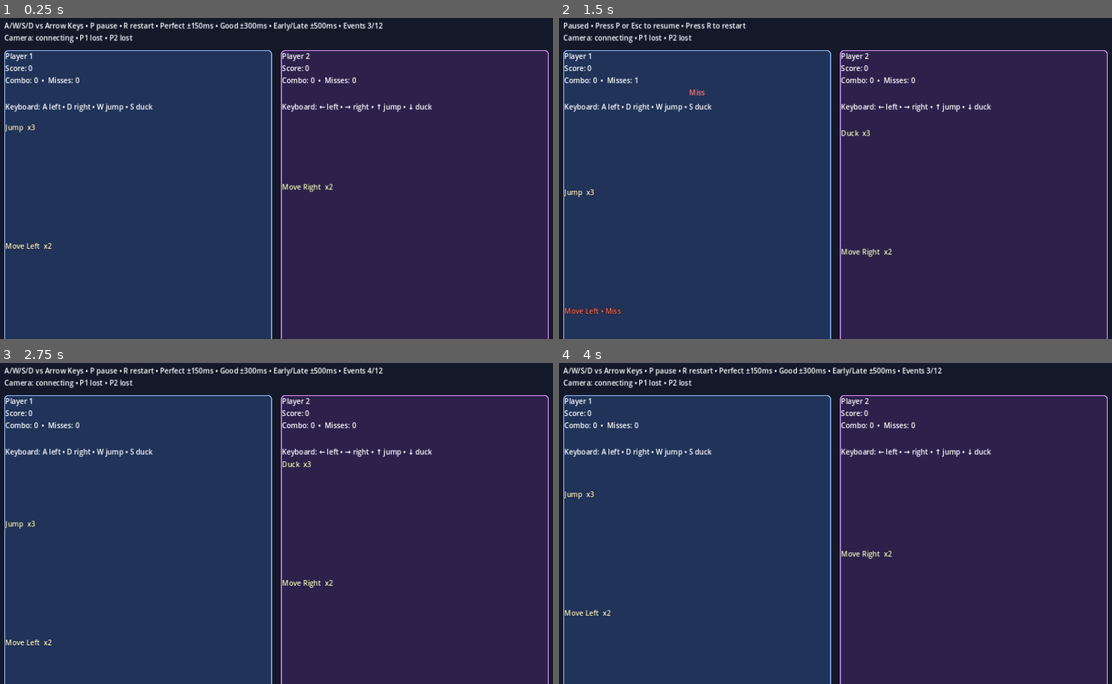
Above: before the commit, frames 1-4 (two rows, left to right).
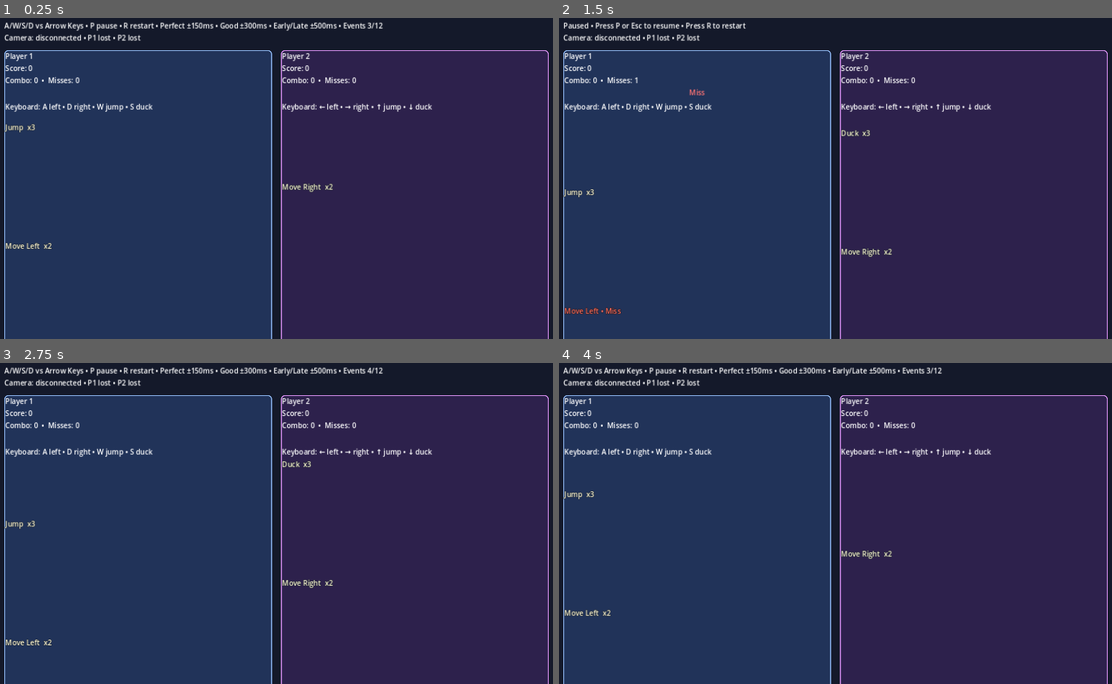
Above: after the commit, the same moments.

Repository: goblinsan/beat-dodge
Game: Godot game, scene res://scenes/main.tscn
Two runs of this game, one before a commit and one after it. Both use one fixed random seed, a clock stepped at 60 frames per second and the inputs below.
Inputs:
- Up to frame 1 (0.25 s): no input
- Up to frame 2 (1.5 s): tap Enter at 0.5 s; hold D 0.53-1.28 s; tap R at 0.6 s; hold S from 1.28 s (still down); tap P at 1.35 s
- Up to frame 3 (2.75 s): tap P at 2 s; release S at 2.03 s; hold D from 2.03 s (still down); tap R at 2.1 s
- Up to frame 4 (4 s): release D at 2.78 s; hold W 2.78-3.53 s; tap P at 2.85, 3.5 s; hold A from 3.53 s (still down); tap R at 3.6 s

The runs differ from the first frame. In frame 1, 0.3% of the frame differs, in the area x 6-26%, y 5-8%; in frame 2, 0.3%; in frame 3, 0.3%; in frame 4, 0.3%.
Error before the commit: Cannot call method 'set_input_as_handled' on a null value. (res://scripts/course_runtime.gd:135)
Error after the commit: Cannot call method 'set_input_as_handled' on a null value. (res://scripts/course_runtime.gd:139)

Commit message:
Complete Godot camera integration

Diff:
--- a/game/godot-project/scripts/course_runtime.gd
+++ b/game/godot-project/scripts/course_runtime.gd
@@ -22,6 +22,8 @@
 @export var camera_websocket_url: String = "ws://127.0.0.1:8765"
 @export var camera_min_confidence: float = 0.55
 @export var camera_reconnect_seconds: float = 2.0
+@export var camera_input_latency_offset_seconds: float = 0.0
+@export var camera_status_stale_seconds: float = 1.5
 
 @onready var audio_player: AudioStreamPlayer = $AudioPlayer
 @onready var lane_1_prompt_layer: Control = %Lane1PromptLayer
@@ -52,7 +54,8 @@
 var _results_shown: bool = false
 var _camera_peer: WebSocketPeer = null
 var _next_camera_reconnect_msec: int = 0
-var _camera_connected: bool = false
+var _camera_connection_state: String = "disconnected"
+var _last_camera_packet_msec: int = 0
 var _camera_player_status: Dictionary = {
     PLAYER_1: {"visible": false, "calibrated": false, "confidence": 0.0},
     PLAYER_2: {"visible": false, "calibrated": false, "confidence": 0.0},
@@ -100,6 +103,7 @@
 
 func _process(_delta: float) -> void:
     _poll_camera()
+    _expire_stale_camera_status()
     if _paused:
         _update_status_label()
         _update_camera_status_label()
@@ -282,7 +286,8 @@
     var player_id := str(action_event.get("player", PLAYER_1))
     var move := str(action_event.get("move", ""))
     var source := str(action_event.get("source", "keyboard"))
-    var prompt := _find_closest_prompt(player_id)
+    var input_time_seconds := float(action_event.get("time_seconds", _timeline_seconds))
+    var prompt := _find_closest_prompt(player_id, input_time_seconds)
     if prompt == null:
         return
 
@@ -294,7 +299,7 @@
         return
 
     var target_time := float(prompt.get_meta("target_time"))
-    var offset := _timeline_seconds - target_time
+    var offset := input_time_seconds - target_time
     var absolute_offset := absf(offset)
     if absolute_offset <= perfect_window_seconds:
         _resolve_prompt(prompt, player_id, "Perfect", PERFECT_SCORE, Color(0.45, 1.0, 0.68))
@@ -306,7 +311,7 @@
             label = "Early"
         _resolve_prompt(prompt, player_id, label, OK_SCORE, Color(0.65, 0.83, 1.0))
 
-func _find_closest_prompt(player_id: String) -> Label:
+func _find_closest_prompt(player_id: String, input_time_seconds: float) -> Label:
     var best_prompt: Label = null
     var best_offset := INF
 
@@ -319,7 +324,7 @@
             continue
 
         var target_time := float(prompt.get_meta("target_time"))
-        var absolute_offset := absf(_timeline_seconds - target_time)
+        var absolute_offset := absf(input_time_seconds - target_time)
         if absolute_offset > early_late_window_seconds:
             continue
         if absolute_offset < best_offset:
@@ -473,11 +478,12 @@
     if not camera_input_enabled:
         return
 
+    _camera_connection_state = "connecting"
     _camera_peer = WebSocketPeer.new()
     var err := _camera_peer.connect_to_url(camera_websocket_url)
     if err != OK:
         _camera_peer = null
-        _camera_connected = false
+        _camera_connection_state = "disconnected"
         _next_camera_reconnect_msec = Time.get_ticks_msec() + int(camera_reconnect_seconds * 1000.0)
 
 func _poll_camera() -> void:
@@ -492,12 +498,12 @@
     _camera_peer.poll()
     var state := _camera_peer.get_ready_state()
     if state == WebSocketPeer.STATE_OPEN:
-        _camera_connected = true
+        _camera_connection_state = "connected"
         while _camera_peer.get_available_packet_count() > 0:
             var packet := _camera_peer.get_packet()
             _handle_camera_packet(packet.get_string_from_utf8())
     elif state == WebSocketPeer.STATE_CLOSED:
-        _camera_connected = false
+        _camera_connection_state = "disconnected"
         _camera_peer = null
         _next_camera_reconnect_msec = Time.get_ticks_msec() + int(camera_reconnect_seconds * 1000.0)
 
@@ -506,6 +512,7 @@
     if typeof(parsed) != TYPE_DICTIONARY:
         return
 
+    _last_camera_packet_msec = Time.get_ticks_msec()
     var payload: Dictionary = parsed
     var players = payload.get("players", [])
     if str(payload.get("type", "")) == "status":
@@ -535,7 +542,7 @@
             "player": player_id,
             "move": move,
             "source": "camera",
-            "time_seconds": _timeline_seconds,
+            "time_seconds": max(0.0, _timeline_seconds - camera_input_latency_offset_seconds),
             "confidence": confidence,
         })
 
@@ -575,15 +582,29 @@
         camera_status_label.text = "Camera input: off"
         return
 
-    var connection_text := "connecting"
-    if _camera_connected:
-        connection_text = "connected"
-
     camera_status_label.text = "Camera: %s • P1 %s • P2 %s" % [
-        connection_text,
+        _camera_connection_state,
         _format_camera_player_status(PLAYER_1),
         _format_camera_player_status(PLAYER_2),
     ]
+
+func _expire_stale_camera_status() -> void:
+    if not camera_input_enabled:
+        return
+    if _last_camera_packet_msec == 0:
+        return
+
+    var stale_after_msec := int(camera_status_stale_seconds * 1000.0)
+    if Time.get_ticks_msec() - _last_camera_packet_msec <= stale_after_msec:
+        return
+
+    _camera_connection_state = "disconnected"
+    if _camera_peer != null:
+        _camera_peer.close()
+        _camera_peer = null
+        _next_camera_reconnect_msec = Time.get_ticks_msec() + int(camera_reconnect_seconds * 1000.0)
+    _camera_player_status[PLAYER_1] = {"visible": false, "calibrated": false, "confidence": 0.0}
+    _camera_player_status[PLAYER_2] = {"visible": false, "calibrated": false, "confidence": 0.0}
 
 func _format_camera_player_status(player_id: String) -> String:
     var status: Dictionary = _camera_player_status.get(player_id, {})
Not shown, changed: docs/living_room_playability_gap_plan_2026-05-11.md
Not shown, changed: game/godot-project/README.md
